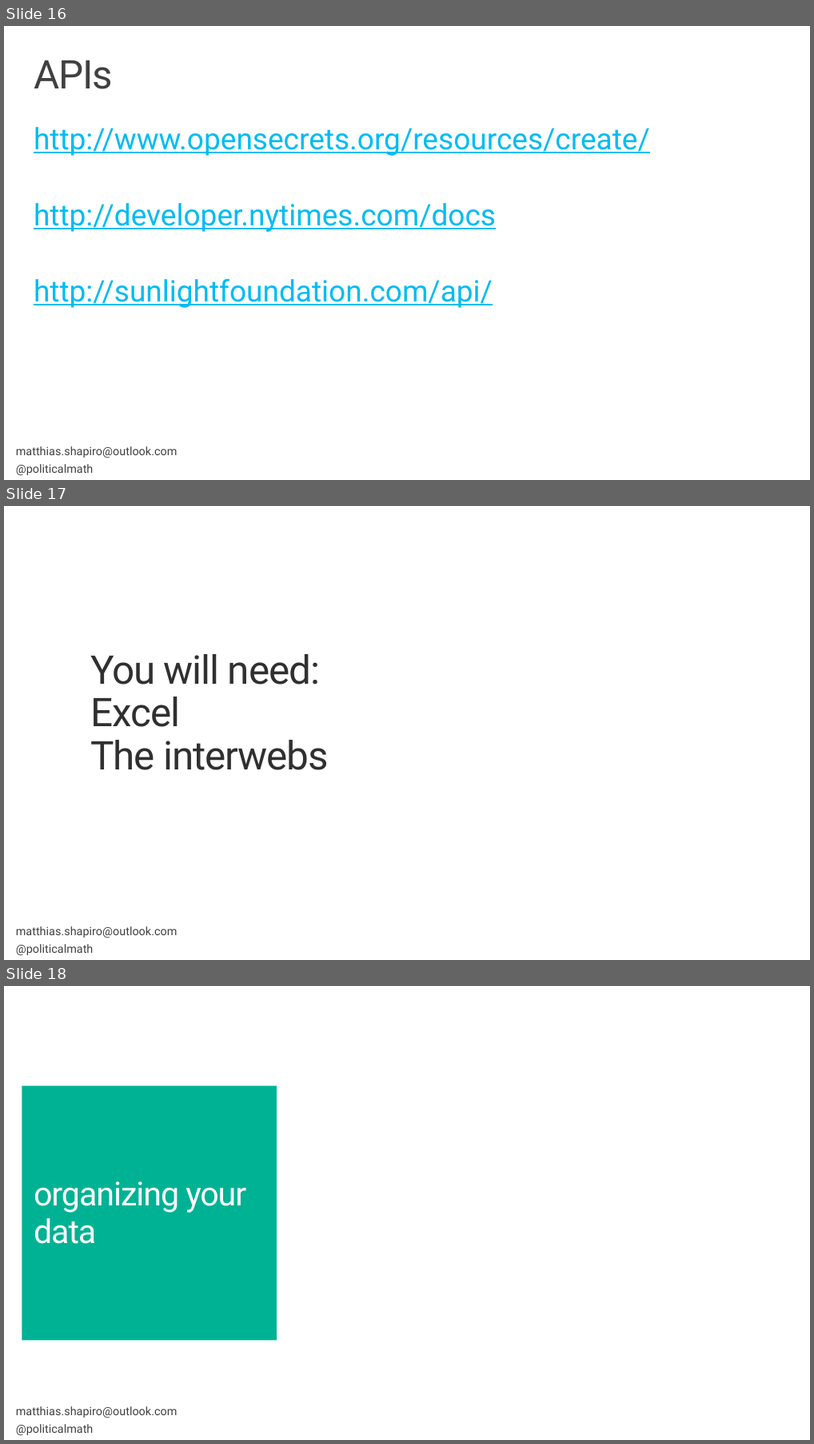
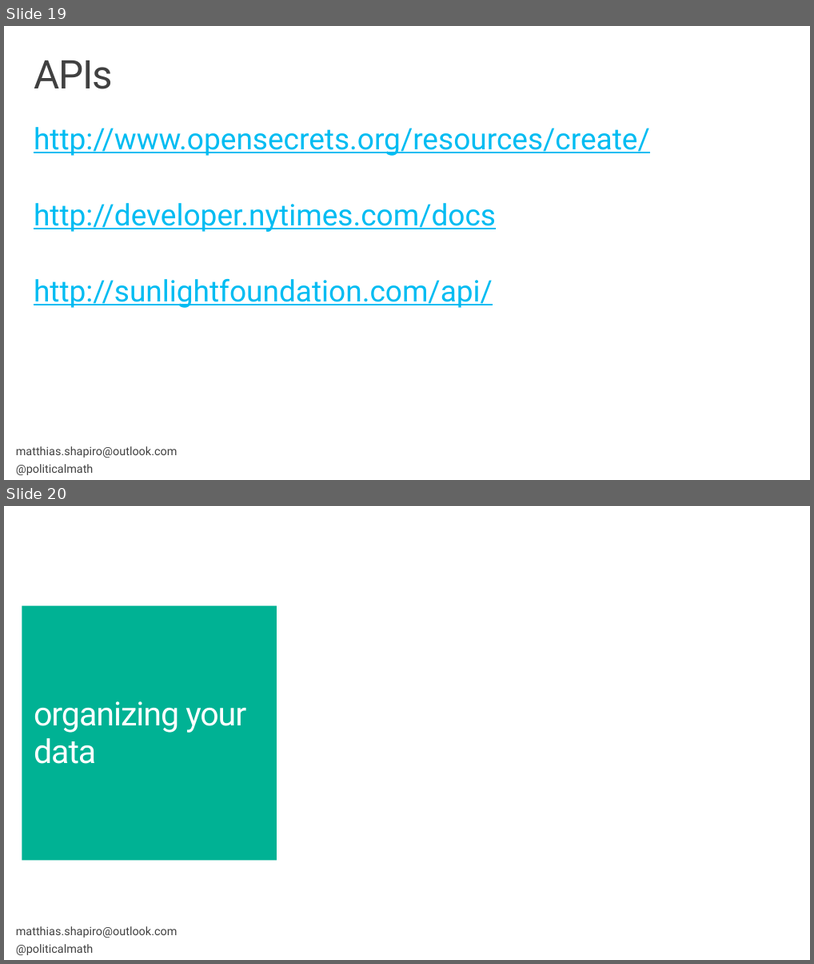
Before and after one commit to matthiasxc/DataVisClass, a slide deck: Session 2.pptx. Shown one above the other, each under a label of ours: slides 16, 17 and 18 before the commit, slides 19 and 20 after it. The pictures are 814x1444 and 814x964 pixels, drawn with LibreOffice and Linux fonts; fonts in the diff are those of the drawing; background and template pictures are left out. Boxes give left, top, right and bottom in pixels: in the first picture for what was removed or moved away, otherwise in the second. Text is boxed around its words. In the diff, an @@ line names an element or a change of style, - is before the commit and + after.

```diff
--- a/Session 2.pptx
+++ b/Session 2.pptx
@@ slide 17 removed at [4, 506, 810, 960], background #FFFFFF; not listed: 1 template element that a slide beside it also shows @@
@@ title removed at [90, 654, 329, 770] @@
-You will need:
-Excel
-The interwebs
@@ what was slide 16 is now slide 19 @@
@@ what was slide 18 is now slide 20 @@
```
Also in this commit, not shown: 5 slides changed, 3 slides added, 1 other file.
